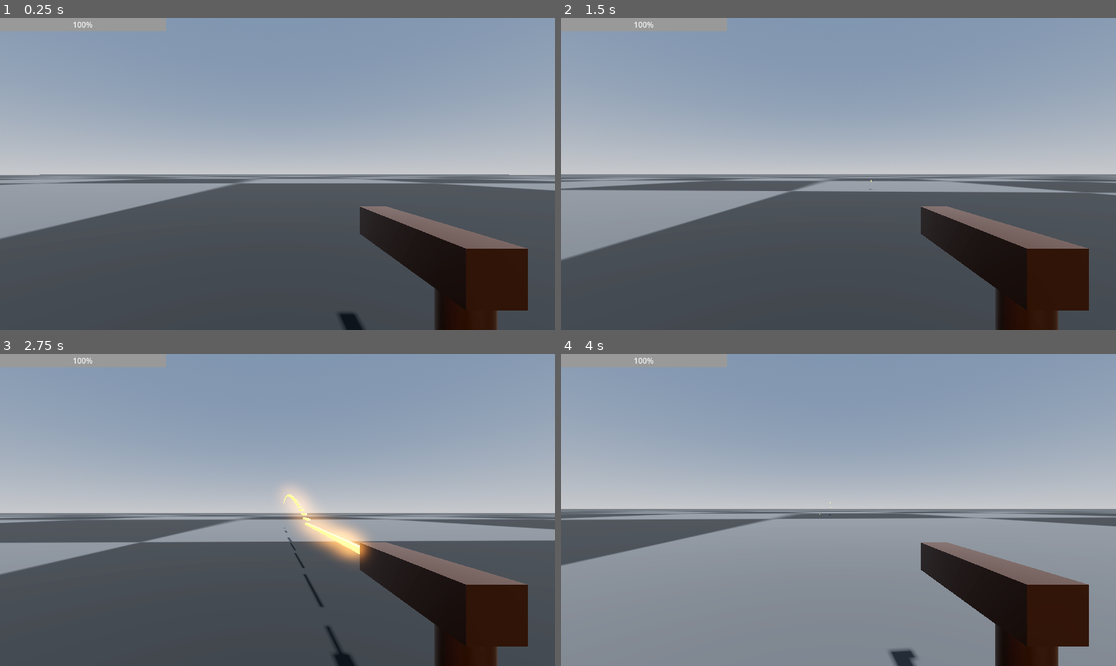
Above: before the commit, frames 1-4 (two rows, left to right).
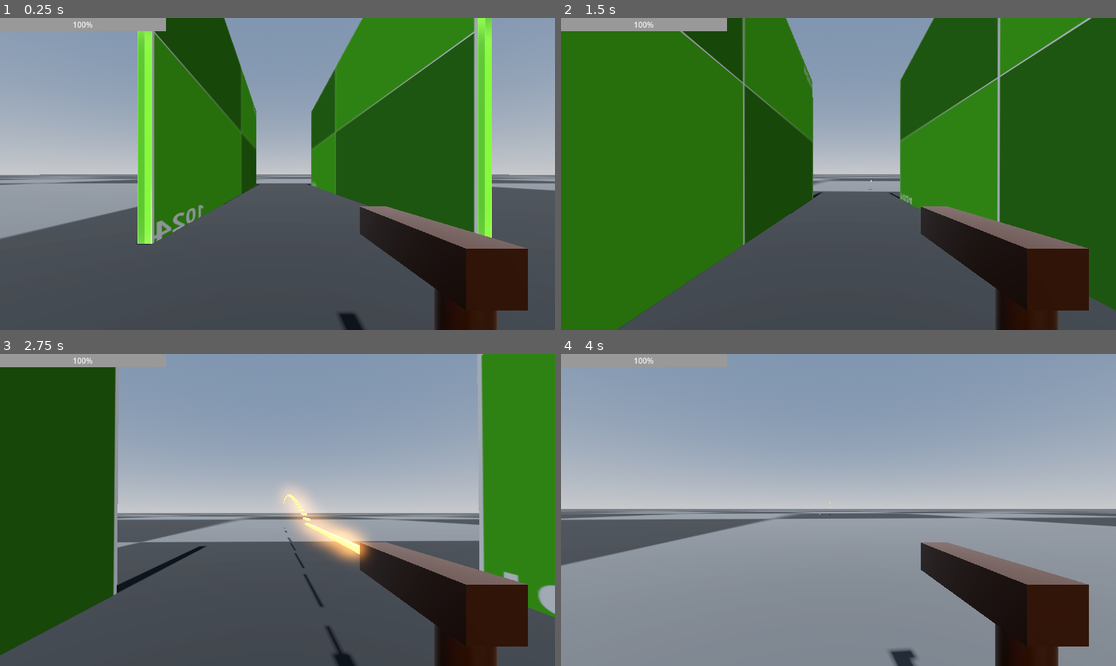
Above: after the commit, the same moments.

Repository: fallendynasty/nuclear
Game: Godot game, scene res://new_player_controller_test.tscn
Two runs of this game, one before a commit and one after it. Both use one fixed random seed, a clock stepped at 60 frames per second and the inputs below.
Inputs (mouse positions are in pixels of both pictures, inside the frame that each line leads up to):
- Up to frame 1 (0.25 s): no input
- Up to frame 2 (1.5 s): tap Enter (ui_accept) at 0.5 s; move the mouse to (866, 174) at 0.52 s; hold W (forward) from 0.53 s (still down); tap Shift (slide) at 0.6 s; click (866, 174) at 0.67 s; tap Space (jump) at 0.77, 0.8, 1.07, 1.35 s; move the mouse to (810, 174) at 1.27 s
- Up to frame 3 (2.75 s): keep holding W (forward); tap Space (jump) at 1.52, 1.82, 2.3 s; tap Shift (slide) at 1.55 s; move the mouse to (288, 503) at 2.02 s; press the mouse at (288, 503) at 2.03 s
- Up to frame 4 (4 s): keep holding W (forward); move the mouse to (832, 516) at 2.77 s; release the mouse at (832, 516) at 2.78 s; tap Shift (slide) at 2.85 s; click (832, 516) at 2.92 s; tap Space (jump) at 3.02, 3.32, 3.77, 3.8 s; move the mouse to (877, 513) at 3.52 s; tap Ctrl (sprint) at 3.6 s

The runs differ from the first frame. In frame 1, 31% of the frame differs, in the area x 24-89%, y 0-73%; in frame 2, 62%, in the area x 0-100%, y 0-100%; in frame 3, 28%; in frame 4, nothing differs.

Commit message:
fix slide bug

Diff:
--- a/new_player_controller_test.tscn
+++ b/new_player_controller_test.tscn
@@ -136,6 +136,16 @@
 use_collision = true
 material = SubResource("StandardMaterial3D_f1mva")
 
+[node name="Wall3" type="CSGBox3D" parent="Boxes"]
+transform = Transform3D(-9.25466e-07, 0, 0.298916, 0, 9.501, 0, -21.1722, 0, -1.3066e-08, 10.743, 4.40606, -45.3761)
+use_collision = true
+material = SubResource("StandardMaterial3D_f1mva")
+
+[node name="Wall4" type="CSGBox3D" parent="Boxes"]
+transform = Transform3D(-9.25466e-07, 0, 0.298916, 0, 9.501, 0, -21.1722, 0, -1.3066e-08, 3.54766, 4.40606, -45.3761)
+use_collision = true
+material = SubResource("StandardMaterial3D_f1mva")
+
 [node name="Wall2" type="CSGBox3D" parent="Boxes"]
 transform = Transform3D(-9.25467e-07, 0, 0.298916, 0, 9.501, 0, -21.1722, 0, -1.3066e-08, -17.5586, 7.82059, -5.16022)
 use_collision = true
--- a/player_controller/player.tscn
+++ b/player_controller/player.tscn
@@ -132,7 +132,7 @@
 transform = Transform3D(1, 0, 0, 0, 1, 0, 0, 0, 1, 0, 1.5, 0)
 
 [node name="Camera3D" type="Camera3D" parent="CameraController"]
-transform = Transform3D(-1, 0, 8.74228e-08, 0, 1, 0, -8.74228e-08, 0, -1, 0, 0, 0)
+transform = Transform3D(-1, 0, 1.50996e-07, 0, 1, 0, -1.50996e-07, 0, -1, 0, 0, 0)
 
 [node name="HealthBar" type="ProgressBar" parent="CameraController/Camera3D"]
 offset_right = 344.0
--- a/player_controller/scripts/states/sliding_state.gd
+++ b/player_controller/scripts/states/sliding_state.gd
@@ -3,7 +3,7 @@
 @export var slide_duration_frames: int = 20
 var _frame_count: int = 0
 # var slide_vector: Vector3 = Vector3(0, 1)
-var initial_velocity: Vector3
+var initial_horizontal_velocity: Vector3
 
 ## Called by the state machine when receiving unhandled input events.
 func handle_input(_event: InputEvent) -> void:
@@ -16,10 +16,9 @@
 
 ## Called by the state machine on the engine's physics update tick.
 func physics_update(_delta: float) -> void:
-	player.velocity.x = move_toward(player.velocity.x, initial_velocity.x, abs(player.FRICTION * player.velocity.x / 2))
-	player.velocity.z = move_toward(player.velocity.z, initial_velocity.z, abs(player.FRICTION * player.velocity.z / 2))
+	player.velocity.x = move_toward(player.velocity.x, initial_horizontal_velocity.x, abs(player.FRICTION * player.velocity.x / 2))
+	player.velocity.z = move_toward(player.velocity.z, initial_horizontal_velocity.z, abs(player.FRICTION * player.velocity.z / 2))
 
-	# super.handle_movement(_delta)
 	player.move_and_slide()
 
 	print("sliding speed:", player.velocity.length())
@@ -31,8 +30,6 @@
 		# if Input.is_action_just_released(player.INPUT_SLIDE):
 		if not Input.is_action_pressed(player.INPUT_SLIDE):
 			finished.emit("RunningState")
-		# elif Input.is_action_just_pressed(player.INPUT_JUMP):
-		# 	finished.emit("JumpingState")
 	_frame_count += 1
 
 ## Called by the state machine upon changing the active state. The `data` parameter is a dictionary with arbitrary data the state can use to initialize itself.
@@ -41,18 +38,19 @@
 	animation_player.play("slide")
 	_frame_count = 0
 
-	initial_velocity = player.velocity
+	initial_horizontal_velocity = Vector3(player.velocity.x, 0, player.velocity.z)
 
+	# fix bug where, while running, pressing slide + jump on the same frame, then holding slide, allows for infinite height
+	# assume player can only slide on the ground => y velocity should be 0
+	player.velocity.y = 0
 	var input_dir := Input.get_vector(player.INPUT_LEFT, player.INPUT_RIGHT, player.INPUT_FORWARD, player.INPUT_BACKWARD)
 	var move_dir := (player.transform.basis * Vector3(input_dir.x, 0, input_dir.y)).normalized()
 
-	# TODO fix bug where, while running, pressing slide + jump on the same frame, then holding slide, allows for infinite height
 	var current_speed := player.velocity.length()
 	if current_speed > 0:
 		player.velocity += move_dir * move_toward(player.SLIDE_SPEED, 0, 1/(current_speed**2))
 	else:
 		player.velocity += -player.transform.basis.z * player.SLIDE_SPEED
-	prints("[SlidingState] Started slide with speed %s" % Vector2(player.velocity.x, player.velocity.z).length())
 
 ## Called by the state machine before changing the active state. Use this function to clean up the state.
 func exit() -> void:
